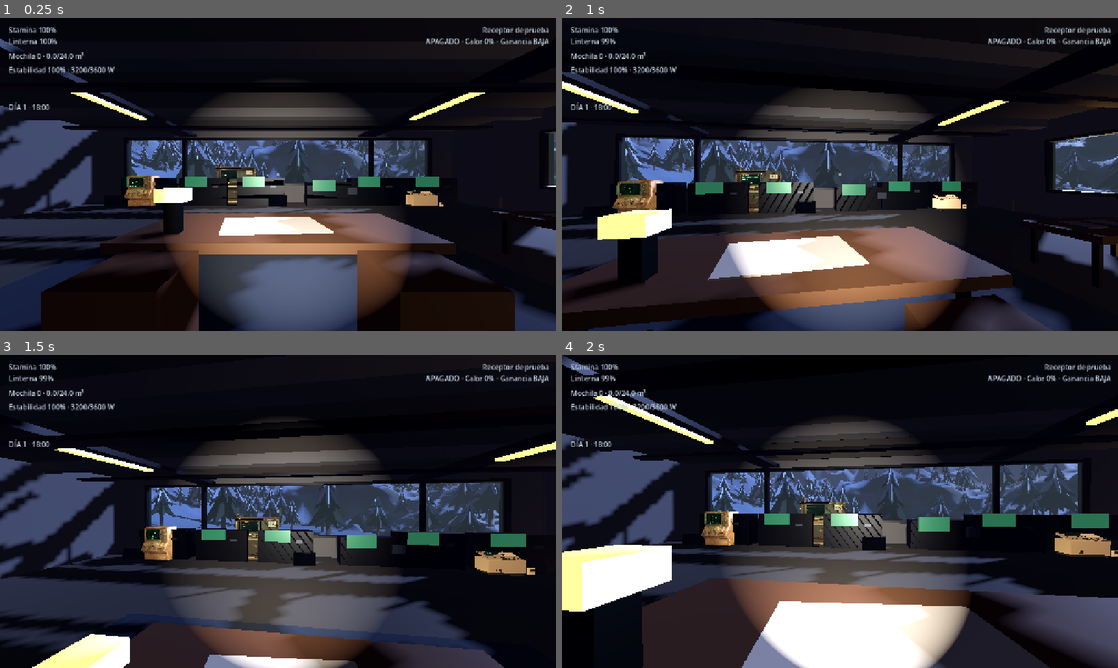
Above: before the commit, frames 1-4 (two rows, left to right).
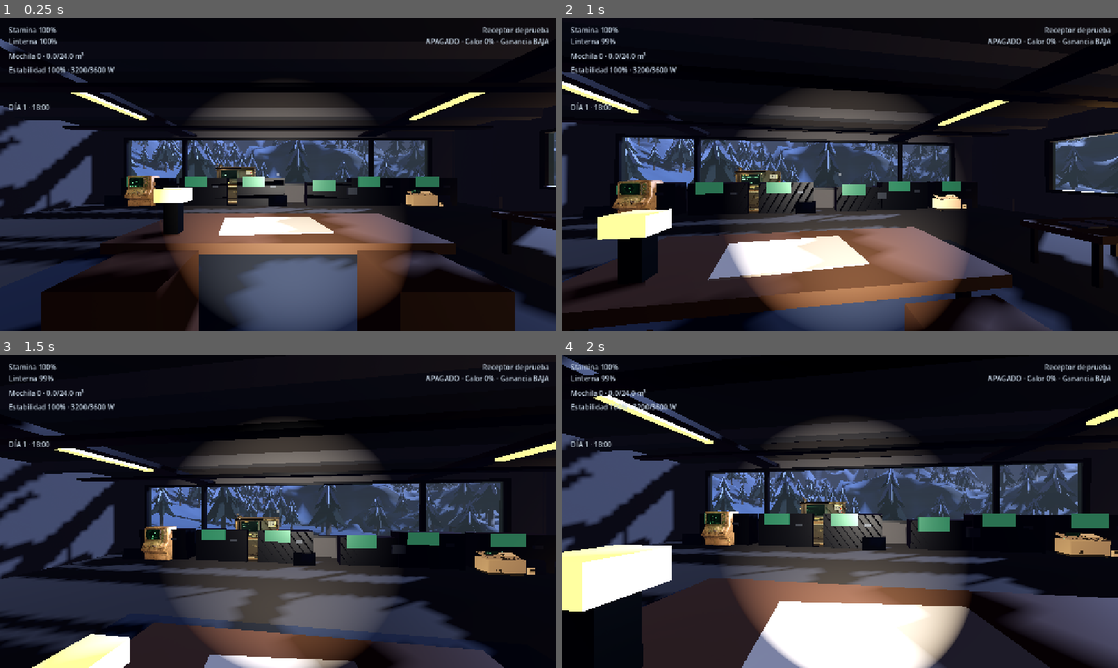
Above: after the commit, the same moments.

Repository: kodkodnap/kenoma
Game: Godot game, scene res://scenes/main.tscn
Same seed, same stepped clock (60 frames per second), same inputs: the game is played once before the commit and once after it.
Inputs (mouse positions are in pixels of both pictures, inside the frame that each line leads up to):
- Up to frame 1 (0.25 s): no input
- Up to frame 2 (1 s): tap Enter at 0.5 s; move the mouse to (867, 174) at 0.52 s; hold W (move_forward) from 0.53 s (still down); hold Ctrl (crouch) from 0.53 s (still down); click (867, 174) at 0.67 s; tap Space (jump) at 0.77 s
- Up to frame 3 (1.5 s): keep holding W (move_forward); move the mouse to (250, 511) at 1.27 s; release Ctrl (crouch) at 1.28 s; tap G (drop) at 1.35 s
- Up to frame 4 (2 s): keep holding W (move_forward); tap Space (jump) at 1.52 s

The runs differ from the first frame. In frame 1, less than 0.1% of the frame differs, in the area x 52-100%, y 39-52%; in frame 2, less than 0.1%, in the area x 42-100%, y 36-56%; in frame 3, less than 0.1%; in frame 4, less than 0.1%.

Commit message:
style(world): nieve sin cráteres y granito estratificado

Diff:
--- a/godot/scripts/world/terrain_builder.gd
+++ b/godot/scripts/world/terrain_builder.gd
@@ -32,60 +32,64 @@
 	vec3 tw = pow(abs(nw), vec3(4.0));
 	tw /= max(tw.x + tw.y + tw.z, 0.0001);
 
-	// Detalle de ventisqueros (sastrugi) y grano fino en nieve.
+	// El sastrugi solo tiñe el color; el grano fino (isótropo) da el relieve de la nieve.
 	vec2 wind_uv = vec2(
 		v_world_pos.x * 0.022 + v_world_pos.z * 0.011,
 		v_world_pos.z * 0.048 - v_world_pos.x * 0.016
 	);
 	float sastrugi = texture(snow_noise, wind_uv).r;
-	float snow_fine = texture(snow_noise, v_world_pos.xz * 0.18).r;
-	float snow_dx = texture(snow_noise, wind_uv + vec2(0.015, 0.0)).r - sastrugi;
-	float snow_dz = texture(snow_noise, wind_uv + vec2(0.0, 0.015)).r - sastrugi;
-
-	// Granito estratificado en paredes y crestas empinadas.
+	float snow_fine = texture(snow_noise, v_world_pos.xz * 0.16).r;
+	float snow_dx = texture(snow_noise, (v_world_pos.xz + vec2(0.10, 0.0)) * 0.16).r - snow_fine;
+	float snow_dz = texture(snow_noise, (v_world_pos.xz + vec2(0.0, 0.10)) * 0.16).r - snow_fine;
+
+	// Granito estratificado: bandas horizontales con juntas finas en paredes y crestas.
 	float r_tri = sample_triplanar(rock_noise, v_world_pos, tw, 0.032);
 	float r_fine = sample_triplanar(rock_noise, v_world_pos, tw, 0.135);
-	float strata = 0.5 + 0.5 * sin(v_world_pos.y * 1.15 + r_tri * 3.6);
-	float rock_dx = texture(rock_noise, (v_world_pos.xz + vec2(0.35, 0.0)) * 0.05).r
+	float strata_wave = sin(v_world_pos.y * 0.8 + r_tri * 4.0 + v_world_pos.x * 0.02);
+	float strata = smoothstep(-0.25, 0.55, strata_wave);
+	float seam = smoothstep(0.90, 0.99, strata_wave);
+	float rock_dx = texture(rock_noise, (v_world_pos.xz + vec2(0.25, 0.0)) * 0.05).r
 		- texture(rock_noise, v_world_pos.xz * 0.05).r;
-	float rock_dz = texture(rock_noise, (v_world_pos.xz + vec2(0.0, 0.35)) * 0.05).r
+	float rock_dz = texture(rock_noise, (v_world_pos.xz + vec2(0.0, 0.25)) * 0.05).r
 		- texture(rock_noise, v_world_pos.xz * 0.05).r;
 
 	float alt_t = clamp((v_world_pos.y + 8.0) / 85.0, 0.0, 1.0);
 	vec3 snow_deep = vec3(0.30, 0.39, 0.53);
-	vec3 snow_lit = vec3(0.56, 0.65, 0.78);
-	vec3 snow_col = mix(snow_deep, snow_lit, clamp(alt_t * 0.65 + sastrugi * 0.45, 0.0, 1.0));
-	snow_col *= 0.90 + 0.18 * snow_fine;
-
-	vec3 rock_dark = vec3(0.10, 0.12, 0.15);
-	vec3 rock_slate = vec3(0.19, 0.21, 0.25);
-	vec3 rock_col = mix(rock_dark, rock_slate, clamp(r_tri * 0.65 + strata * 0.35, 0.0, 1.0));
-	rock_col *= 0.82 + 0.32 * r_fine;
+	vec3 snow_lit = vec3(0.60, 0.69, 0.81);
+	vec3 snow_col = mix(snow_deep, snow_lit, clamp(alt_t * 0.70 + sastrugi * 0.28, 0.0, 1.0));
+	snow_col *= 0.94 + 0.10 * snow_fine;
+
+	vec3 rock_dark = vec3(0.09, 0.11, 0.14);
+	vec3 rock_slate = vec3(0.24, 0.26, 0.30);
+	vec3 rock_col = mix(rock_dark, rock_slate, clamp(r_tri * 0.45 + strata * 0.55, 0.0, 1.0));
+	rock_col *= (1.0 - seam * 0.16) * (0.86 + 0.24 * r_fine);
 
 	float cliff_t = smoothstep(0.86, 0.63, nw.y + (r_tri - 0.5) * 0.14);
 	vec3 col = mix(snow_col, rock_col, cliff_t);
-	float rough = mix(mix(0.76, 0.88, snow_fine), 0.95, cliff_t);
-
-	// Cauce helado en el valle medio.
+	float rough = mix(mix(0.80, 0.90, snow_fine), 0.94, cliff_t);
+
+	// Cauce helado: hielo azul veteado, liso y especular.
 	float ice_t = clamp(v_mask.g, 0.0, 1.0);
 	if (ice_t > 0.01) {
-		float crack = smoothstep(0.42, 0.58, r_fine);
-		vec3 ice_col = mix(vec3(0.14, 0.26, 0.39), vec3(0.28, 0.42, 0.56), crack * 0.5);
-		col = mix(col, ice_col, ice_t * 0.88);
-		rough = mix(rough, 0.24, ice_t * 0.85);
+		float vein = 0.5 + 0.5 * sin(v_world_pos.x * 0.35 + v_world_pos.z * 0.12 + r_fine * 4.0);
+		float crack = smoothstep(0.55, 0.85, r_fine * 0.6 + vein * 0.4);
+		vec3 ice_col = mix(vec3(0.20, 0.42, 0.50), vec3(0.42, 0.66, 0.72), crack * 0.60);
+		col = mix(col, ice_col, ice_t * 0.95);
+		rough = mix(rough, 0.18, ice_t * 0.92);
 	}
 
-	// Pista compactada del Snowcat con roderas y gravilla helada.
+	// Pista compactada del Snowcat: roderas paralelas y gravilla helada.
 	float road_t = clamp(v_mask.r, 0.0, 1.0);
 	if (road_t > 0.01) {
-		float track_noise = 0.5 + 0.5 * sin(v_world_pos.x * 1.9 + v_world_pos.z * 0.9 + snow_fine * 2.0);
-		vec3 road_col = mix(vec3(0.17, 0.21, 0.27), vec3(0.26, 0.31, 0.38), track_noise * 0.5 + snow_fine * 0.35);
-		col = mix(col, road_col, road_t * 0.88);
-		rough = mix(rough, 0.86, road_t * 0.75);
+		float ruts = 0.5 + 0.5 * cos(v_world_pos.x * 1.6 + v_world_pos.z * 0.6);
+		float gravel = smoothstep(0.62, 0.82, snow_fine);
+		vec3 road_col = mix(vec3(0.20, 0.20, 0.22), vec3(0.34, 0.33, 0.34), ruts * 0.45 + gravel * 0.4);
+		col = mix(col, road_col, road_t * 0.92);
+		rough = mix(rough, 0.88, road_t * 0.8);
 	}
 
-	// Perturbación de normal en espacio mundo sin depender de UVs/tangentes.
-	float bump_strength = mix(1.35, 2.2, cliff_t);
+	// Perturbación de normal: grano fino en nieve, vetas en roca; sin cráteres.
+	float bump_strength = mix(0.95, 1.5, cliff_t);
 	vec3 n_pert = normalize(nw + vec3(
 		mix(snow_dx, rock_dx, cliff_t) * bump_strength,
 		0.0,
